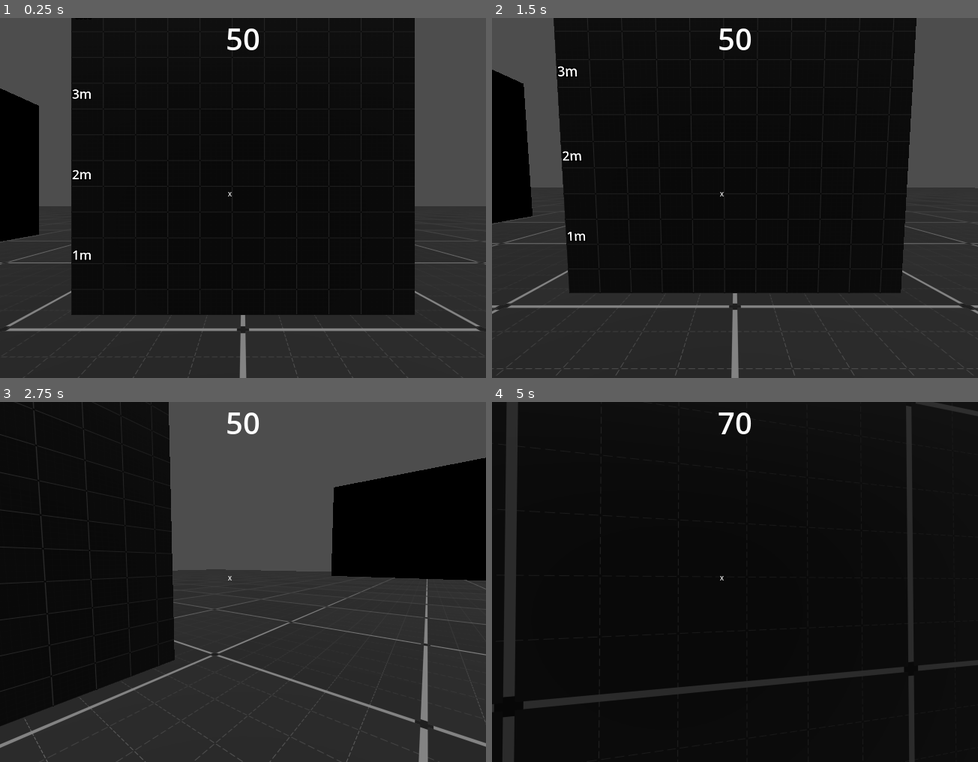
Above: before the commit, frames 1-4 (two rows, left to right).
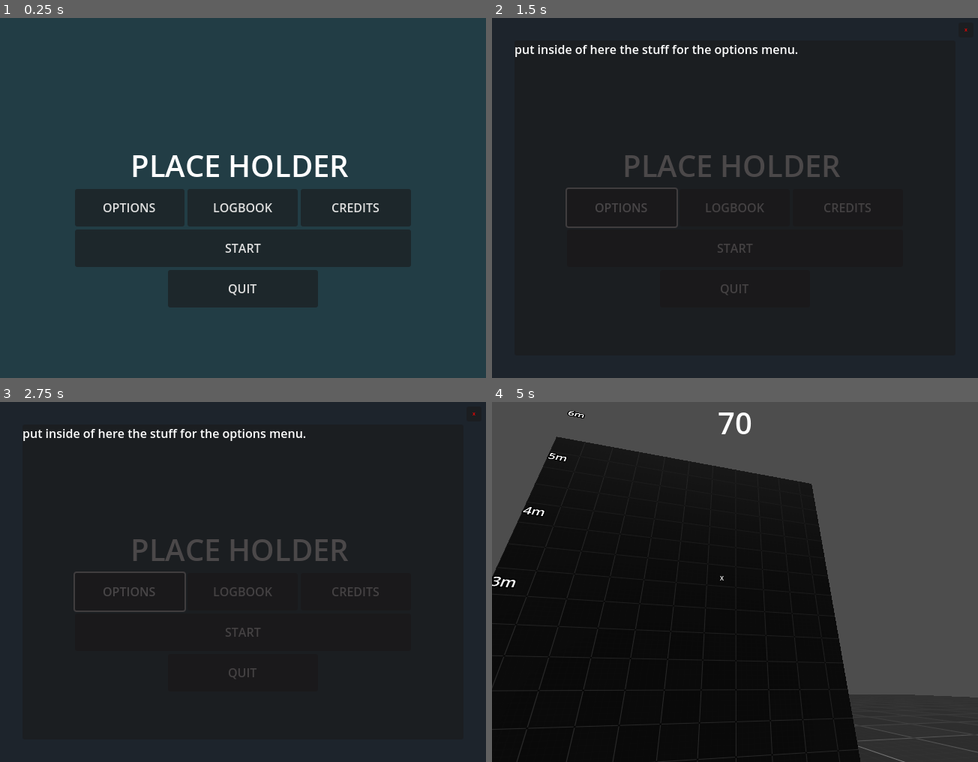
Above: after the commit, the same moments.

Repository: cdoss3/pirate-jam
Game: Godot game, scene res://scenes/main_menu.tscn
Same seed, same stepped clock (60 frames per second), same inputs: the game is played once before the commit and once after it. Before the commit the project starts from res://testmap.tscn.
Inputs (mouse positions are in pixels of both pictures, inside the frame that each line leads up to):
- Up to frame 1 (0.25 s): no input
- Up to frame 2 (1.5 s): click (623, 208) at 0.5 s, where only the run after the commit has a clickable "OPTIONS"; click (735, 208) at 1.25 s, where only the run after the commit has a clickable "LOGBOOK"
- Up to frame 3 (2.75 s): click (354, 592) at 2 s, where only the run after the commit has a clickable "CREDITS"
- Up to frame 4 (5 s): click (968, 412) at 2.75 s, where only the run after the commit has a clickable "x"; click (735, 632) at 3.5 s, where only the run after the commit has a clickable "START"; tap Enter at 4.25 s; move the mouse to (764, 582) at 4.27 s; hold W (walk_forwards) from 4.28 s (still down); tap P (test_input) at 4.35 s; tap Space (jump) at 4.52, 4.55, 4.82 s

The runs differ from the first frame. In frame 1, 92% of the frame differs, in the area x 0-100%, y 0-100%; in frame 2, 23%; in frame 3, 42%; in frame 4, 45%.

Commit message:
Made a small system to handle tabs (like options menu)

Diff:
--- a/project.godot
+++ b/project.godot
@@ -11,8 +11,8 @@
 [application]
 
 config/name="PirateJam"
-run/main_scene="res://testmap.tscn"
-config/features=PackedStringArray("4.4", "GL Compatibility")
+run/main_scene="res://scenes/main_menu.tscn"
+config/features=PackedStringArray("4.3", "GL Compatibility")
 config/icon="res://icon.svg"
 
 [display]
@@ -22,6 +22,10 @@
 window/size/mode=3
 window/stretch/mode="viewport"
 window/stretch/aspect="keep_height"
+
+[dotnet]
+
+project/assembly_name="PirateJam"
 
 [input]
 
--- /dev/null
+++ b/scenes/main_menu.tscn
@@ -0,0 +1,211 @@
+[gd_scene load_steps=7 format=3 uid="uid://222dxyo0onba"]
+
+[ext_resource type="Script" path="res://scripts/ui/main_menu.gd" id="1_xdi6e"]
+
+[sub_resource type="Animation" id="Animation_8spxx"]
+length = 0.001
+tracks/0/type = "value"
+tracks/0/imported = false
+tracks/0/enabled = true
+tracks/0/path = NodePath("ColorRect:position")
+tracks/0/interp = 1
+tracks/0/loop_wrap = true
+tracks/0/keys = {
+"times": PackedFloat32Array(0),
+"transitions": PackedFloat32Array(1),
+"update": 0,
+"values": [Vector2(1000, 0)]
+}
+
+[sub_resource type="Animation" id="Animation_d5nxk"]
+resource_name = "option_slideIn"
+length = 0.6
+tracks/0/type = "value"
+tracks/0/imported = false
+tracks/0/enabled = true
+tracks/0/path = NodePath("ColorRect:position")
+tracks/0/interp = 2
+tracks/0/loop_wrap = true
+tracks/0/keys = {
+"times": PackedFloat32Array(0, 0.133333, 0.3, 0.466667, 0.6),
+"transitions": PackedFloat32Array(1, 1, 1, 1, 1),
+"update": 0,
+"values": [Vector2(-1000, 0), Vector2(-500, 0), Vector2(-100, 0), Vector2(4.03, 0), Vector2(0, 0)]
+}
+
+[sub_resource type="Animation" id="Animation_r5vxk"]
+resource_name = "option_slideOut"
+length = 0.6
+tracks/0/type = "value"
+tracks/0/imported = false
+tracks/0/enabled = true
+tracks/0/path = NodePath("ColorRect:position")
+tracks/0/interp = 2
+tracks/0/loop_wrap = true
+tracks/0/keys = {
+"times": PackedFloat32Array(0, 0.133333, 0.333333, 0.5, 0.6),
+"transitions": PackedFloat32Array(1, 1, 1, 1, 1),
+"update": 0,
+"values": [Vector2(0, 0), Vector2(4.85, 0), Vector2(-100, 0), Vector2(-500, 0), Vector2(-1000, 0)]
+}
+
+[sub_resource type="AnimationLibrary" id="AnimationLibrary_bigvi"]
+_data = {
+"RESET": SubResource("Animation_8spxx"),
+"option_slideIn": SubResource("Animation_d5nxk"),
+"option_slideOut": SubResource("Animation_r5vxk")
+}
+
+[sub_resource type="LabelSettings" id="LabelSettings_iq4ol"]
+font_size = 40
+
+[node name="MainMenu" type="Control"]
+layout_mode = 3
+anchors_preset = 15
+anchor_right = 1.0
+anchor_bottom = 1.0
+grow_horizontal = 2
+grow_vertical = 2
+script = ExtResource("1_xdi6e")
+
+[node name="AnimationPlayer" type="AnimationPlayer" parent="."]
+libraries = {
+"": SubResource("AnimationLibrary_bigvi")
+}
+
+[node name="Menu" type="ColorRect" parent="."]
+layout_mode = 1
+anchors_preset = 15
+anchor_right = 1.0
+anchor_bottom = 1.0
+grow_horizontal = 2
+grow_vertical = 2
+color = Color(0.132631, 0.237418, 0.270463, 1)
+
+[node name="MarginContainer" type="MarginContainer" parent="Menu"]
+layout_mode = 1
+anchors_preset = 15
+anchor_right = 1.0
+anchor_bottom = 1.0
+grow_horizontal = 2
+grow_vertical = 2
+theme_override_constants/margin_left = 100
+theme_override_constants/margin_top = 15
+theme_override_constants/margin_right = 100
+theme_override_constants/margin_bottom = 15
+
+[node name="VBoxContainer" type="VBoxContainer" parent="Menu/MarginContainer"]
+layout_mode = 2
+
+[node name="Control" type="Control" parent="Menu/MarginContainer/VBoxContainer"]
+custom_minimum_size = Vector2(0, 150)
+layout_mode = 2
+
+[node name="Label" type="Label" parent="Menu/MarginContainer/VBoxContainer"]
+custom_minimum_size = Vector2(300, 50)
+layout_mode = 2
+size_flags_horizontal = 4
+text = "PLACE HOLDER"
+label_settings = SubResource("LabelSettings_iq4ol")
+
+[node name="HBoxContainer" type="HBoxContainer" parent="Menu/MarginContainer/VBoxContainer"]
+layout_mode = 2
+
+[node name="OptionsButton" type="Button" parent="Menu/MarginContainer/VBoxContainer/HBoxContainer"]
+custom_minimum_size = Vector2(0, 50)
+layout_mode = 2
+size_flags_horizontal = 3
+text = "OPTIONS"
+
+[node name="InfoButton" type="Button" parent="Menu/MarginContainer/VBoxContainer/HBoxContainer"]
+custom_minimum_size = Vector2(0, 50)
+layout_mode = 2
+size_flags_horizontal = 3
+text = "LOGBOOK"
+
+[node name="CreditsButton" type="Button" parent="Menu/MarginContainer/VBoxContainer/HBoxContainer"]
+custom_minimum_size = Vector2(0, 50)
+layout_mode = 2
+size_flags_horizontal = 3
+text = "CREDITS"
+
+[node name="StartButton" type="Button" parent="Menu/MarginContainer/VBoxContainer"]
+custom_minimum_size = Vector2(0, 50)
+layout_mode = 2
+size_flags_horizontal = 3
+text = "START"
+
+[node name="Control2" type="HBoxContainer" parent="Menu/MarginContainer/VBoxContainer"]
+layout_mode = 2
+
+[node name="Control" type="Control" parent="Menu/MarginContainer/VBoxContainer/Control2"]
+layout_mode = 2
+size_flags_horizontal = 3
+
+[node name="QuitButton" type="Button" parent="Menu/MarginContainer/VBoxContainer/Control2"]
+custom_minimum_size = Vector2(200, 50)
+layout_mode = 2
+size_flags_horizontal = 3
+text = "QUIT"
+
+[node name="Control2" type="Control" parent="Menu/MarginContainer/VBoxContainer/Control2"]
+layout_mode = 2
+size_flags_horizontal = 3
+
+[node name="ColorRect" type="ColorRect" parent="."]
+layout_mode = 1
+anchors_preset = 15
+anchor_right = 1.0
+anchor_bottom = 1.0
+offset_left = 1000.0
+offset_right = 1000.0
+grow_horizontal = 2
+grow_vertical = 2
+color = Color(0.0892825, 0.0301104, 0.0604671, 0.458824)
+
+[node name="MarginContainer" type="MarginContainer" parent="ColorRect"]
+layout_mode = 1
+anchors_preset = 15
+anchor_right = 1.0
+anchor_bottom = 1.0
+grow_horizontal = 2
+grow_vertical = 2
+theme_override_constants/margin_left = 30
+theme_override_constants/margin_top = 30
+theme_override_constants/margin_right = 30
+theme_override_constants/margin_bottom = 30
+
+[node name="Panel" type="Panel" parent="ColorRect/MarginContainer"]
+layout_mode = 2
+
+[node name="RichTextLabel" type="RichTextLabel" parent="ColorRect/MarginContainer/Panel"]
+layout_mode = 1
+anchors_preset = 15
+anchor_right = 1.0
+anchor_bottom = 1.0
+grow_horizontal = 2
+grow_vertical = 2
+text = "put inside of here the stuff for the options menu."
+
+[node name="Close" type="Button" parent="ColorRect"]
+custom_minimum_size = Vector2(20, 20)
+layout_mode = 1
+anchors_preset = 1
+anchor_left = 1.0
+anchor_right = 1.0
+offset_left = -26.0
+offset_top = 6.0
+offset_right = -6.0
+offset_bottom = 26.0
+grow_horizontal = 0
+theme_override_colors/font_color = Color(1, 0, 0, 1)
+theme_override_font_sizes/font_size = 7
+text = "x"
+clip_text = true
+
+[connection signal="pressed" from="Menu/MarginContainer/VBoxContainer/HBoxContainer/OptionsButton" to="." method="_on_options_button_pressed"]
+[connection signal="pressed" from="Menu/MarginContainer/VBoxContainer/HBoxContainer/InfoButton" to="." method="_on_info_button_pressed"]
+[connection signal="pressed" from="Menu/MarginContainer/VBoxContainer/HBoxContainer/CreditsButton" to="." method="_on_credits_button_pressed"]
+[connection signal="pressed" from="Menu/MarginContainer/VBoxContainer/StartButton" to="." method="_on_start_button_pressed"]
+[connection signal="pressed" from="Menu/MarginContainer/VBoxContainer/Control2/QuitButton" to="." method="_on_quit_button_pressed"]
+[connection signal="pressed" from="ColorRect/Close" to="." method="_on_close_pressed"]
--- a/scenes/player.tscn
+++ b/scenes/player.tscn
@@ -1,12 +1,13 @@
-[gd_scene load_steps=15 format=3 uid="uid://duyb0w2ayelny"]
-
-[ext_resource type="Script" uid="uid://7mop8f38ra1w" path="res://scripts/player.gd" id="1_t8h3g"]
-[ext_resource type="Script" uid="uid://cd18oofinnqir" path="res://scripts/state_machine.gd" id="2_vbrc4"]
-[ext_resource type="Script" uid="uid://cdp6jb7a06cct" path="res://scripts/states/idle.gd" id="3_5lg0j"]
-[ext_resource type="Script" uid="uid://ckugq861uw51f" path="res://scripts/states/walking.gd" id="3_f4fvq"]
-[ext_resource type="Script" uid="uid://b0oxn1w2721t7" path="res://scripts/states/jump.gd" id="4_1rude"]
-[ext_resource type="Script" uid="uid://c7v6ujk538yrt" path="res://scripts/states/falling.gd" id="6_itb1u"]
-[ext_resource type="Script" uid="uid://dp7d3iwwtfv6w" path="res://scripts/states/running.gd" id="8_br3hp"]
+[gd_scene load_steps=17 format=3 uid="uid://duyb0w2ayelny"]
+
+[ext_resource type="Script" path="res://scripts/player.gd" id="1_t8h3g"]
+[ext_resource type="Script" path="res://scripts/state_machine.gd" id="2_vbrc4"]
+[ext_resource type="Script" path="res://scripts/states/idle.gd" id="3_5lg0j"]
+[ext_resource type="Script" path="res://scripts/states/walking.gd" id="3_f4fvq"]
+[ext_resource type="Script" path="res://scripts/states/jump.gd" id="4_1rude"]
+[ext_resource type="Script" path="res://scripts/states/falling.gd" id="6_itb1u"]
+[ext_resource type="Script" path="res://scripts/states/running.gd" id="8_br3hp"]
+[ext_resource type="Script" path="res://scripts/ui/options.gd" id="8_ku6nf"]
 [ext_resource type="PackedScene" uid="uid://bp35vrolpnn2p" path="res://scenes/dummy.tscn" id="13_a8b2x"]
 
 [sub_resource type="CapsuleShape3D" id="CapsuleShape3D_0e5dj"]
@@ -35,6 +36,9 @@
 
 [sub_resource type="LabelSettings" id="LabelSettings_rj3w6"]
 font_size = 8
+
+[sub_resource type="LabelSettings" id="LabelSettings_3mhyg"]
+font_size = 40
 
 [node name="Player" type="CharacterBody3D"]
 script = ExtResource("1_t8h3g")
@@ -161,6 +165,96 @@
 text = "X"
 label_settings = SubResource("LabelSettings_rj3w6")
 
+[node name="Options" type="Control" parent="Hud"]
+visible = false
+layout_mode = 3
+anchors_preset = 15
+anchor_right = 1.0
+anchor_bottom = 1.0
+grow_horizontal = 2
+grow_vertical = 2
+script = ExtResource("8_ku6nf")
+
+[node name="ColorRect" type="ColorRect" parent="Hud/Options"]
+layout_mode = 1
+anchors_preset = 15
+anchor_right = 1.0
+anchor_bottom = 1.0
+grow_horizontal = 2
+grow_vertical = 2
+color = Color(0.0784314, 0.117647, 0.164706, 0.458824)
+
+[node name="MarginContainer" type="MarginContainer" parent="Hud/Options/ColorRect"]
+layout_mode = 1
+anchors_preset = 15
+anchor_right = 1.0
+anchor_bottom = 1.0
+grow_horizontal = 2
+grow_vertical = 2
+theme_override_constants/margin_left = 30
+theme_override_constants/margin_top = 30
+theme_override_constants/margin_right = 30
+theme_override_constants/margin_bottom = 30
+
+[node name="Panel" type="Panel" parent="Hud/Options/ColorRect/MarginContainer"]
+layout_mode = 2
+
+[node name="MarginContainer" type="MarginContainer" parent="Hud/Options/ColorRect/MarginContainer/Panel"]
+layout_mode = 1
+anchors_preset = 15
+anchor_right = 1.0
+anchor_bottom = 1.0
+grow_horizontal = 2
+grow_vertical = 2
+theme_override_constants/margin_left = 100
+theme_override_constants/margin_top = 15
+theme_override_constants/margin_right = 100
+theme_override_constants/margin_bottom = 15
+
+[node name="VBoxContainer" type="VBoxContainer" parent="Hud/Options/ColorRect/MarginContainer/Panel/MarginContainer"]
+layout_mode = 2
+
+[node name="Control" type="Control" parent="Hud/Options/ColorRect/MarginContainer/Panel/MarginContainer/VBoxContainer"]
+custom_minimum_size = Vector2(0, 100)
+layout_mode = 2
+
+[node name="Label" type="Label" parent="Hud/Options/ColorRect/MarginContainer/Panel/MarginContainer/VBoxContainer"]
+custom_minimum_size = Vector2(300, 50)
+layout_mode = 2
+size_flags_horizontal = 4
+text = "PLACE HOLDER"
+label_settings = SubResource("LabelSettings_3mhyg")
+
+[node name="HBoxContainer" type="HBoxContainer" parent="Hud/Options/ColorRect/MarginContainer/Panel/MarginContainer/VBoxContainer"]
+layout_mode = 2
+
+[node name="OptionsButton" type="Button" parent="Hud/Options/ColorRect/MarginContainer/Panel/MarginContainer/VBoxContainer/HBoxContainer"]
+custom_minimum_size = Vector2(0, 50)
+layout_mode = 2
+size_flags_horizontal = 3
+text = "OPTIONS"
+
+[node name="InfoButton" type="Button" parent="Hud/Options/ColorRect/MarginContainer/Panel/MarginContainer/VBoxContainer/HBoxContainer"]
+custom_minimum_size = Vector2(0, 50)
+layout_mode = 2
+size_flags_horizontal = 3
+text = "LOGBOOK"
+
+[node name="HBoxContainer2" type="HBoxContainer" parent="Hud/Options/ColorRect/MarginContainer/Panel/MarginContainer/VBoxContainer"]
+layout_mode = 2
+
+[node name="ResumeButton" type="Button" parent="Hud/Options/ColorRect/MarginContainer/Panel/MarginContainer/VBoxContainer/HBoxContainer2"]
+custom_minimum_size = Vector2(0, 50)
+layout_mode = 2
+size_flags_horizontal = 3
+text = "RESUME"
+
+[node name="MenuButton" type="Button" parent="Hud/Options/ColorRect/MarginContainer/Panel/MarginContainer/VBoxContainer/HBoxContainer2"]
+custom_minimum_size = Vector2(0, 50)
+layout_mode = 2
+size_flags_horizontal = 3
+text = "MAIN MENU"
+
 [node name="dummy" parent="." instance=ExtResource("13_a8b2x")]
 transform = Transform3D(-1, 0, -8.74228e-08, 0, 1, 0, 8.74228e-08, 0, -1, 0, 0, 0)
 
@@ -175,9 +269,19 @@
 bones/63/rotation = Quaternion(1.05367e-07, 0.997981, 0.0635122, -3.02931e-08)
 
 [node name="LookAtModifier3D" type="LookAtModifier3D" parent="dummy/Armature/GeneralSkeleton" index="2"]
+_import_path = NodePath("")
+unique_name_in_owner = false
+process_mode = 0
+process_priority = 0
+process_physics_priority = 0
+process_thread_group = 0
+physics_interpolation_mode = 0
+auto_translate_mode = 0
+editor_description = ""
 target_node = NodePath("../../../../FPCam/LookAt")
 bone_name = "Head"
 bone = 5
+script = null
 
 [node name="BoneAttachment3D2" parent="dummy/Hit_Collision" index="0"]
 transform = Transform3D(1, 0, 0, 0, 1, 0, 0, 0, 1, -1.17687e-05, 1.21361, -0.0264963)
@@ -195,19 +299,19 @@
 transform = Transform3D(-0.981912, 0.0602236, -0.179508, -0.0565486, -0.998074, -0.0255248, -0.180699, -0.0149122, 0.983425, -0.0912445, 0.931355, -0.000553297)
 
 [node name="BoneAttachment3D7" parent="dummy/Hit_Collision" index="5"]
-transform = Transform3D(0.941629, 0.025383, 0.335694, -0.0233519, -0.989827, 0.140347, 0.335841, -0.139994, -0.931457, -0.0682758, 0.526175, -0.0121068)
+transform = Transform3D(0.941629, 0.025383, 0.335694, -0.0233519, -0.989827, 0.140347, 0.335841, -0.139994, -0.931457, -0.0682759, 0.526176, -0.0121068)
 
 [node name="BoneAttachment3D8" parent="dummy/Hit_Collision" index="6"]
 transform = Transform3D(0.930326, 0.179932, -0.319559, 0.200688, -0.9791, 0.0329637, -0.306949, -0.0947988, -0.946993, 0.162546, 0.535337, 0.0534546)
 
 [node name="BoneAttachment3D9" parent="dummy/Hit_Collision" index="7"]
-transform = Transform3D(1, 2.93328e-06, 2.41399e-05, -1.13687e-13, 0.992698, -0.120625, -2.43174e-05, 0.120625, 0.992698, -4.4555e-05, 1.60075, -0.00340755)
+transform = Transform3D(1, 0, 0, 0, 1, 0, 0, 0, 1, -4.4555e-05, 1.60075, -0.00340756)
 
 [node name="BoneAttachment3D10" parent="dummy/Hit_Collision" index="8"]
 transform = Transform3D(0, 1, 0, -1, 0, 0, 0, 0, 1, 0.461625, 1.4357, -0.0617148)
 
 [node name="BoneAttachment3D11" parent="dummy/Hit_Collision" index="9"]
-transform = Transform3D(0, -1, 0, 1, 0, 0, 0, 0, 1, -0.461684, 1.43562, -0.061714)
+transform = Transform3D(0, -1, 0, 1, 0, 0, 0, 0, 1, -0.461684, 1.43561, -0.0617139)
 
 [node name="BoneAttachment3D12" parent="dummy/Hit_Collision" index="10"]
 transform = Transform3D(1, 0, 0, 0, 1, 0, 0, 0, 1, -6.75701e-08, 0.997919, 4.84474e-07)
@@ -216,7 +320,7 @@
 transform = Transform3D(0, -1, 0, 0, 0, -1, 1, 0, 0, -0.737829, 1.43559, -0.0617137)
 
 [node name="BoneAttachment3D14" parent="dummy/Hit_Collision" index="12"]
-transform = Transform3D(0, 1, 0, 0, 0, -1, -1, 0, 0, 0.73777, 1.43572, -0.0617147)
+transform = Transform3D(0, 1, 0, 0, 0, -1, -1, 0, 0, 0.73777, 1.43572, -0.0617148)
 
 [node name="BoneAttachment3D15" parent="dummy/Hit_Collision" index="13"]
 transform = Transform3D(-0.930078, -0.363205, -0.0551063, -0.0274714, -0.0808211, 0.99635, -0.366333, 0.928197, 0.0651921, -0.0483819, 0.112809, -0.0893424)
@@ -224,4 +328,9 @@
 [node name="BoneAttachment3D16" parent="dummy/Hit_Collision" index="14"]
 transform = Transform3D(-0.941908, 0.331086, -0.0564958, -0.0756653, -0.0452872, 0.996104, 0.327238, 0.942513, 0.0677082, 0.229347, 0.123833, -0.00515543)
 
+[connection signal="pressed" from="Hud/Options/ColorRect/MarginContainer/Panel/MarginContainer/VBoxContainer/HBoxContainer/OptionsButton" to="Hud/Options" method="_on_options_button_pressed"]
+[connection signal="pressed" from="Hud/Options/ColorRect/MarginContainer/Panel/MarginContainer/VBoxContainer/HBoxContainer/InfoButton" to="Hud/Options" method="_on_info_button_pressed"]
+[connection signal="pressed" from="Hud/Options/ColorRect/MarginContainer/Panel/MarginContainer/VBoxContainer/HBoxContainer2/ResumeButton" to="Hud/Options" method="_on_resume_button_pressed"]
+[connection signal="pressed" from="Hud/Options/ColorRect/MarginContainer/Panel/MarginContainer/VBoxContainer/HBoxContainer2/MenuButton" to="Hud/Options" method="_on_menu_button_pressed"]
+
 [editable path="dummy"]
--- a/scripts/player.gd
+++ b/scripts/player.gd
@@ -62,9 +62,9 @@
 	$"../HUD".set_health(current_health)
 
 func _process(_delta: float) -> void:
-	# Quit game on input
+	# Changes: Now input doesn't quit but opens options tab
 	if Input.is_action_just_pressed("ui_cancel"):
-		get_tree().quit()
+		tab_set_visibility($Hud/Options, !$Hud/Options.visible)
 	# Quick input to test player health change signals
 	if Input.is_action_just_released("test_input"):
 		change_health(20)
@@ -131,3 +131,23 @@
 		current_health = max_health
 	if current_health < 0:
 		current_health = 0
+
+var tab_opened = [false, Node]
+func tab_set_visibility(node : Node, state : bool):
+	if state:
+		if !tab_opened[0]:
+			node.visible = true
+			tab_opened[0] = true
+			tab_opened[1] = node
+
+			Input.mouse_mode = Input.MOUSE_MODE_VISIBLE
+		else:
+			printerr("Cannot open a new tab while one is already open.")
+	else:
+		if node == tab_opened[1]:
+			tab_opened[0] = false
+			tab_opened[1] = Node
+
+			Input.mouse_mode = Input.MOUSE_MODE_CAPTURED
+
+		node.visible = state
--- a/scripts/state_machine.gd
+++ b/scripts/state_machine.gd
@@ -24,7 +24,8 @@
 
 
 func _physics_process(delta: float) -> void:
-	state.physics_update(delta)
+	if !$"..".tab_opened:
+		state.physics_update(delta)
 
 
 func _transition_to_next_state(target_state_path: String, data: Dictionary = {}) -> void:
--- /dev/null
+++ b/scripts/ui/main_menu.gd
@@ -0,0 +1,29 @@
+
+extends Control
+
+@onready var ANIMATION : AnimationPlayer = $AnimationPlayer
+
+
+
+func _on_options_button_pressed() -> void:
+	ANIMATION.play("option_slideIn")
+
+func _on_close_pressed() -> void:
+	ANIMATION.play("option_slideOut")
+
+# ------------------------------------------------------------------------------------------------ #
+
+func _on_info_button_pressed() -> void:
+	pass # Replace with function body.
+
+
+func _on_credits_button_pressed() -> void:
+	pass # Replace with function body.
+
+
+func _on_start_button_pressed() -> void:
+	get_tree().change_scene_to_file("res://testmap.tscn")
+
+
+func _on_quit_button_pressed() -> void:
+	get_tree().quit(0)
--- /dev/null
+++ b/scripts/ui/options.gd
@@ -0,0 +1,16 @@
+extends Control
+
+func _on_options_button_pressed() -> void:
+	pass # Replace with function body.
+
+
+func _on_info_button_pressed() -> void:
+	pass # Replace with function body.
+
+
+func _on_resume_button_pressed() -> void:
+	pass # Replace with function body.
+
+
+func _on_menu_button_pressed() -> void:
+	get_tree().change_scene_to_file("res://scenes/main_menu.tscn")
Not shown, changed: assets/Player/dummy.glb.import
Not shown, changed: assets/Player/untitled.glb.import
